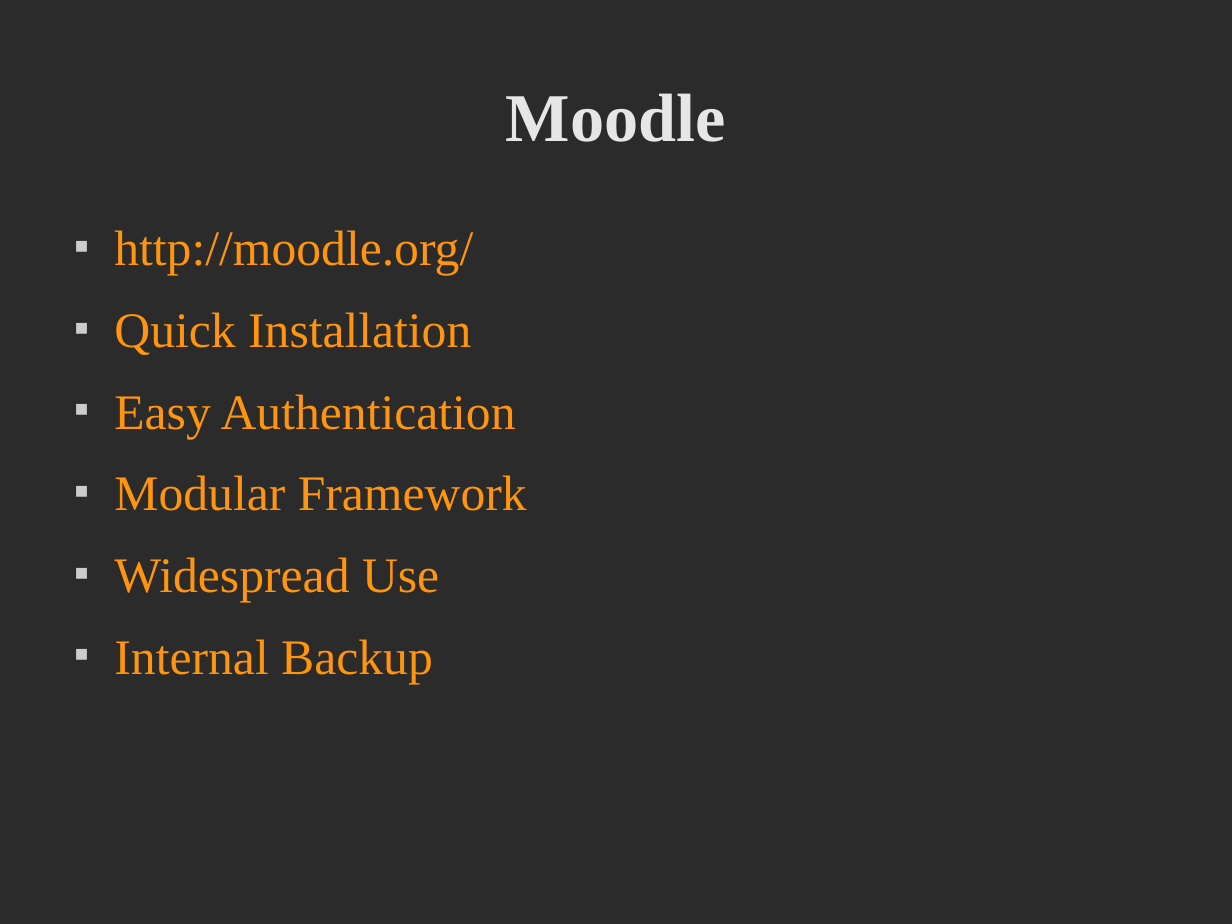
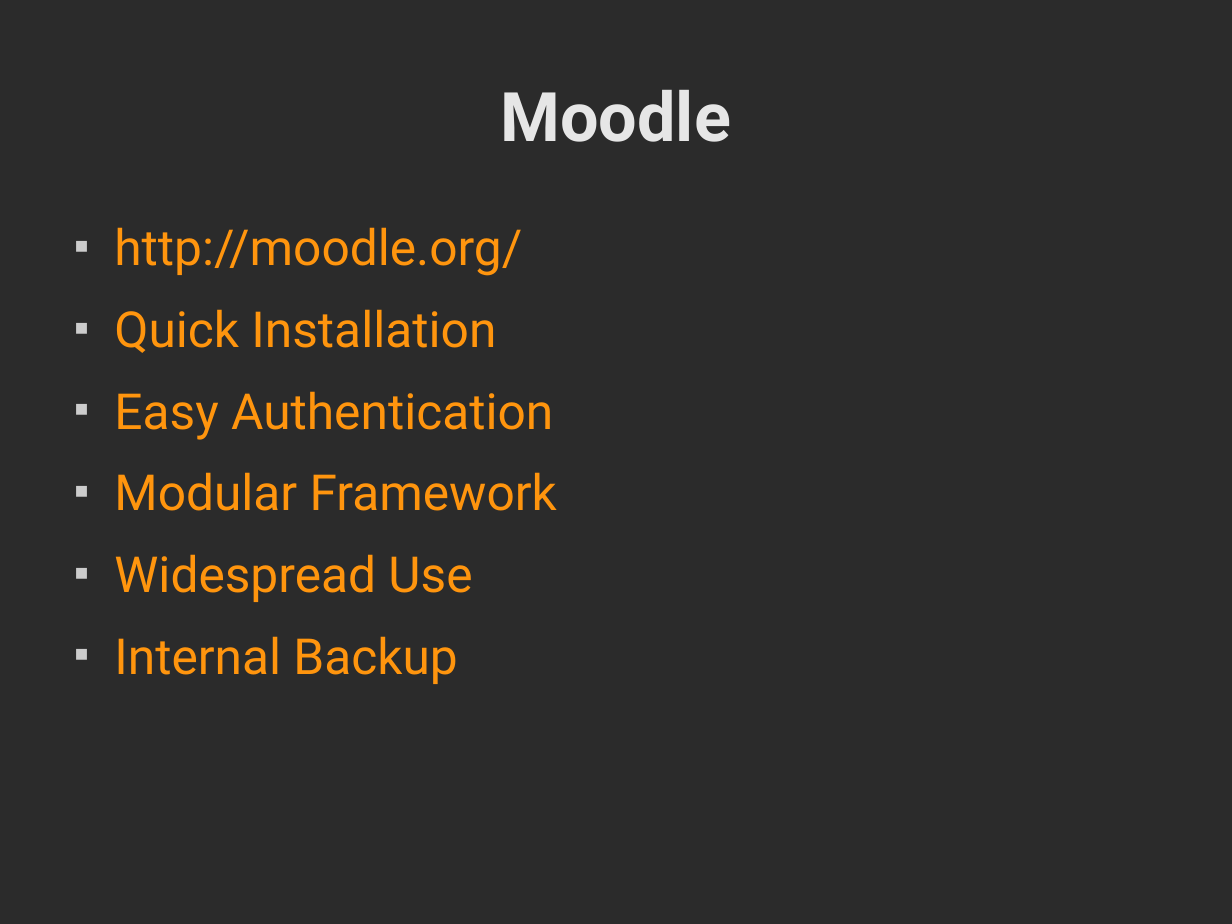
Before and after one commit to korylprince/korylprince.github.com, a slide deck: slide 3 of OSS.odp. Drawn at 1232x924 pixels with LibreOffice and Linux fonts; fonts in the diff are those of the drawing; background and template pictures are left out; a plain dark background stands for a picture behind light text. Boxes give left, top, right and bottom in pixels: in the first picture for what was removed or moved away, otherwise in the second. Text is boxed around its words. In the diff, an @@ line names an element or a change of style, - is before the commit and + after.

Commit message:
updated fonts in presentations.

```diff
--- a/OSS.odp
+++ b/OSS.odp
@@ title "Moodle" at [501,89,731,142]: font Times New Roman to Roboto @@
@@ text "http://moodle.org/" at [114,227,557,684]: font Times New Roman to Roboto @@
```
Also in this commit, not shown: 14 other slides changed, 1 other file.
